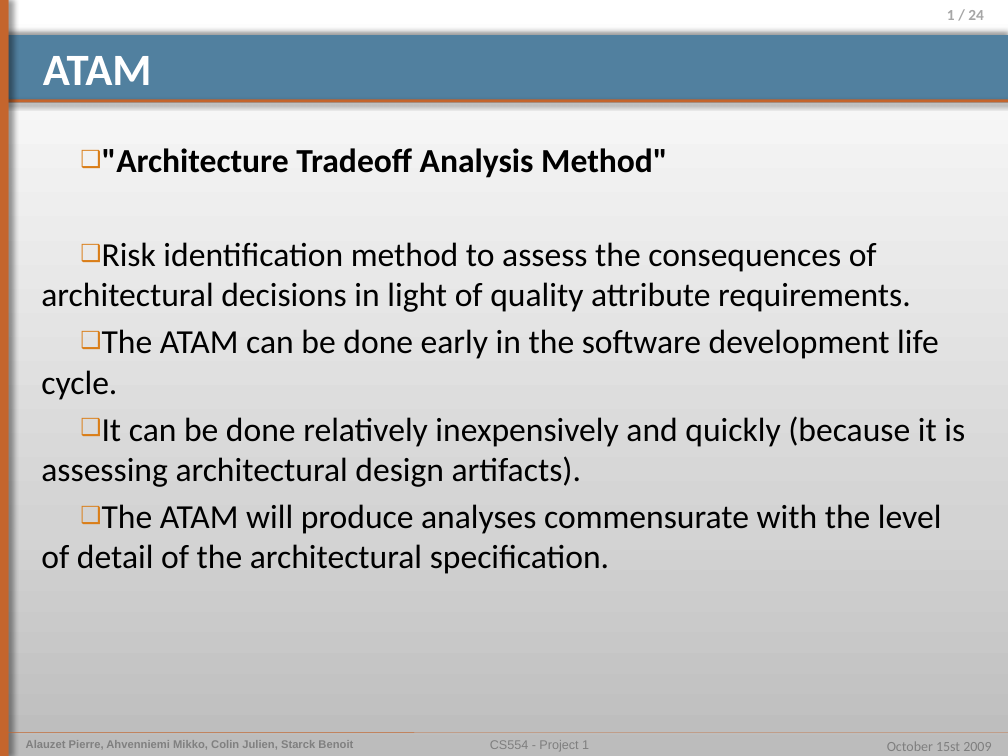
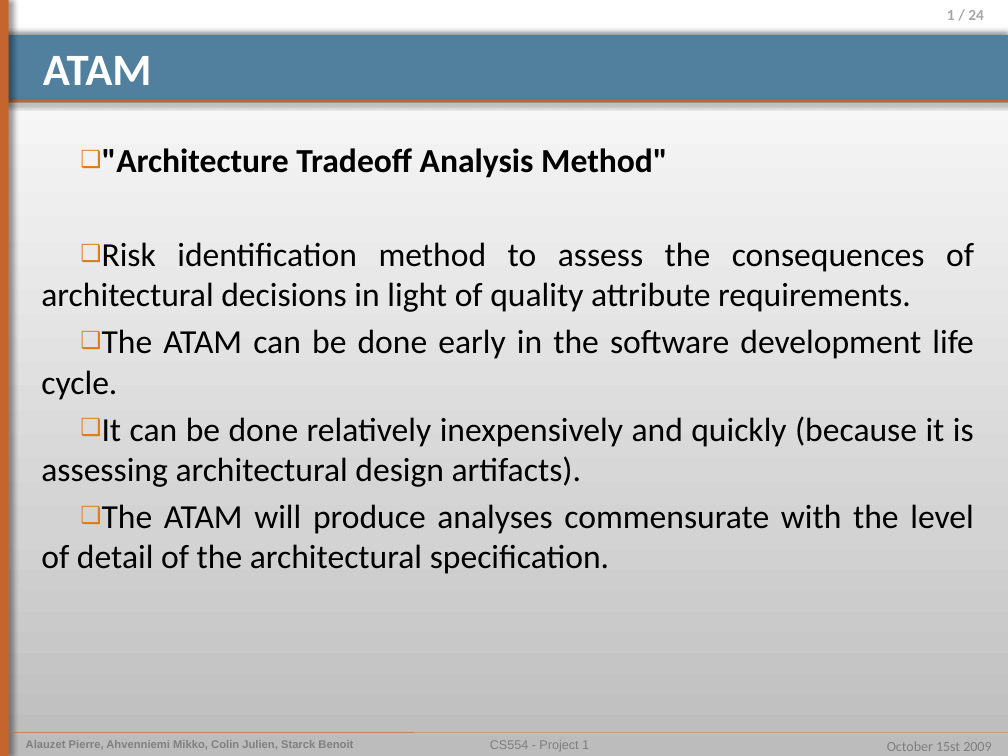
Before and after one commit to pierrealauzet/euroteam, a slide deck: slide 1 of Project 2/Part1/OP4 Ben.pptx. Drawn at 1008x756 pixels with LibreOffice and Linux fonts; fonts in the diff are those of the drawing. Boxes give left, top, right and bottom in pixels: in the first picture for what was removed or moved away, otherwise in the second. Text is boxed around its words. In the diff, an @@ line names an element or a change of style, - is before the commit and + after.

```diff
--- a/Project 2/Part1/OP4 Ben.pptx
+++ b/Project 2/Part1/OP4 Ben.pptx
@@ text ""Architecture Tradeoff Analysis Method"" at (x1=41, y1=148, x2=974, y2=574): alignment left to justified @@
```
Also in this commit, not shown: 3 other slides changed, 2 slides added, 1 other file.
